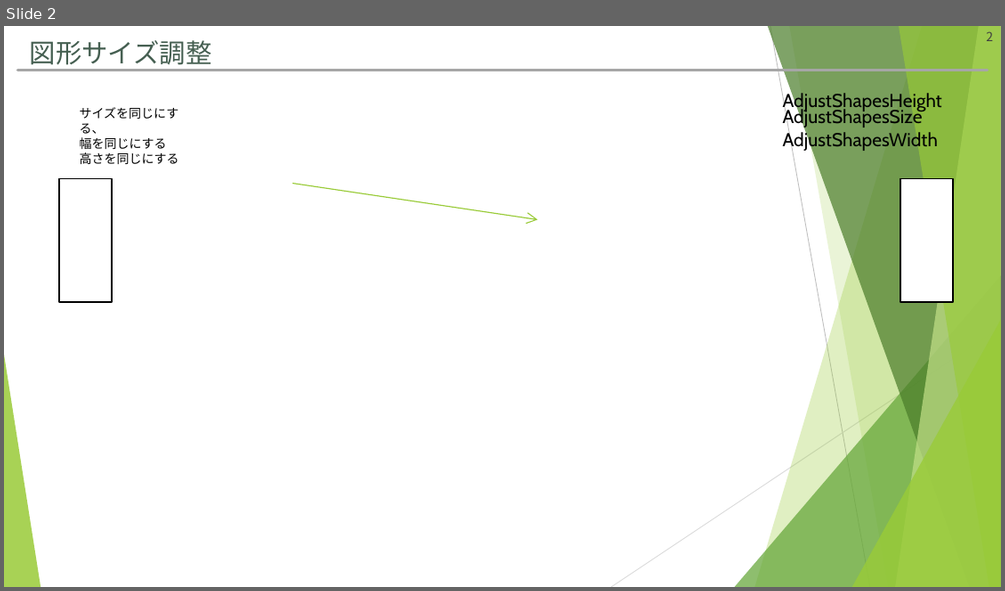
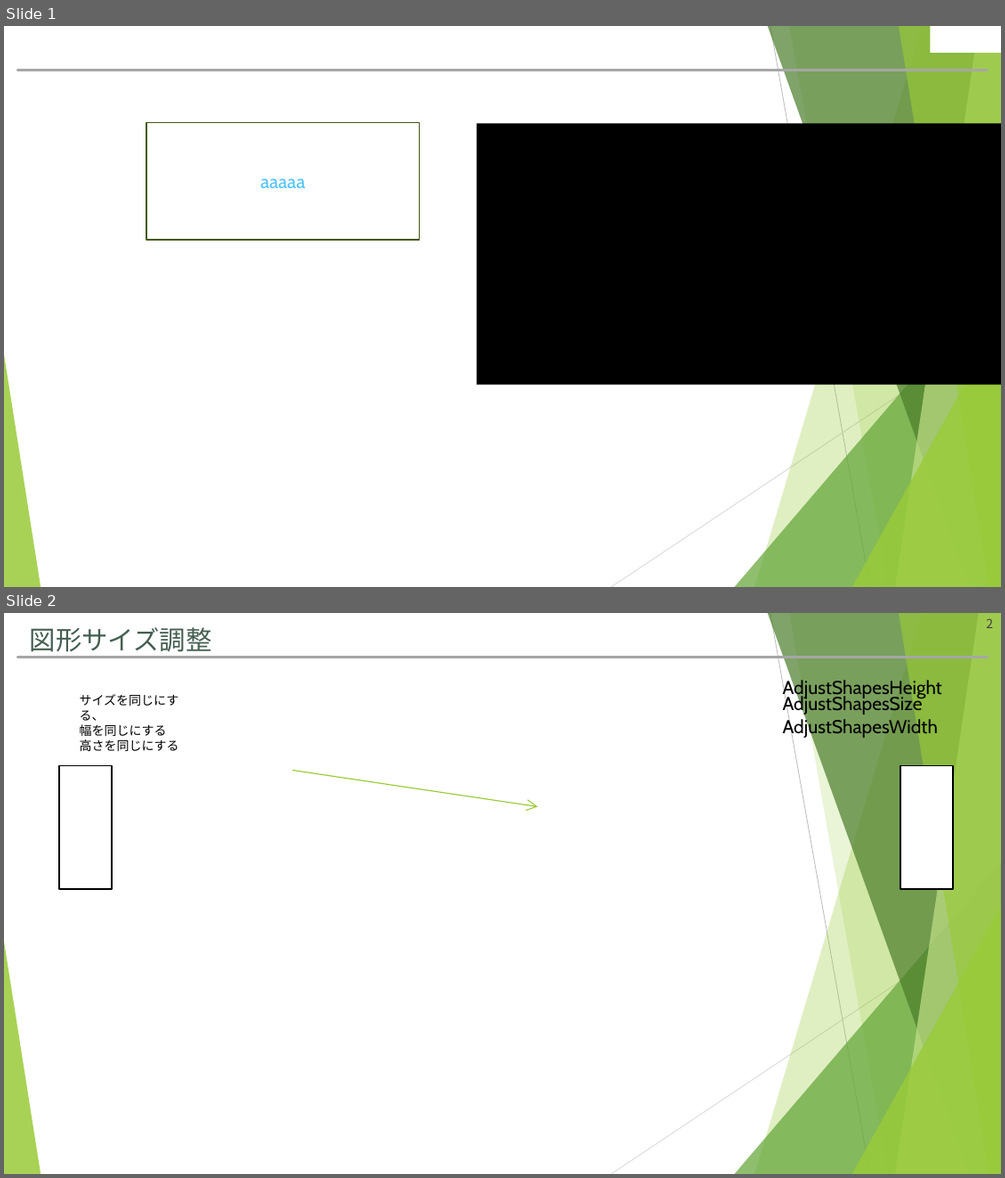
Before and after one commit to hitsuji-ga-u/pawapo, a slide deck: slide/customUI_debug.pptm. Shown one above the other, each under a label of ours: slide 2 before the commit, slides 1 and 2 after it. The pictures are 1005x591 and 1005x1178 pixels, drawn with LibreOffice and Linux fonts; fonts in the diff are those of the drawing. Boxes give left, top, right and bottom in pixels: in the first picture for what was removed or moved away, otherwise in the second. Text is boxed around its words. In the diff, an @@ line names an element or a change of style, - is before the commit and + after.

```diff
--- a/slide/customUI_debug.pptm
+++ b/slide/customUI_debug.pptm
@@ slide 1 added at [4,26,1001,587], background #FFFFFF; not listed: 11 template elements that a slide beside it also shows @@
@@ rectangle added at [930,26,1001,53], fill #FFFFFF @@
@@ rectangle added at [146,122,419,240], fill #FFFFFF, outline #435919 1.5 pt, 18 pt, text #51C3F9 @@
+aaaaa
@@ rectangle added at [477,123,1001,384], fill #000000 @@
```
Also in this commit, not shown: 1 slide removed, 3 other files.
